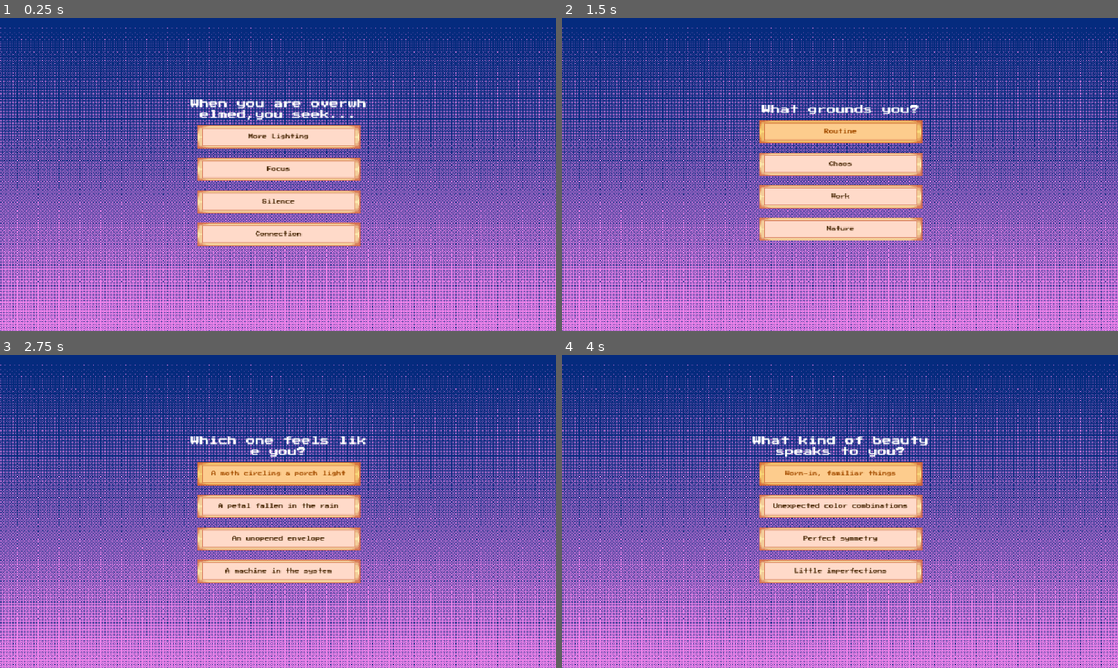
Above: before the commit, frames 1-4 (two rows, left to right).
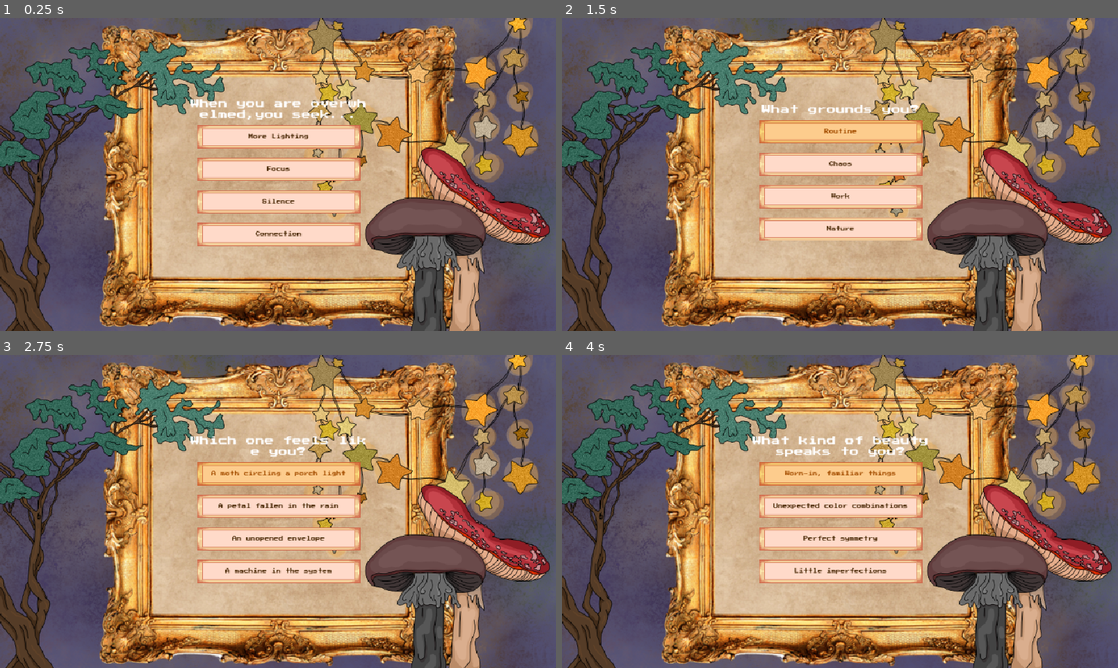
Above: after the commit, the same moments.

Repository: sewtotaleye/The-Moth-Inside
Game: Godot game, scene res://main.tscn
Two runs of this game, one before a commit and one after it. Both use one fixed random seed, a clock stepped at 60 frames per second and the inputs below.
Inputs:
- Up to frame 1 (0.25 s): no input
- Up to frame 2 (1.5 s): click "More Lighting" at 0.5 s; click "Money" at 1.25 s
- Up to frame 3 (2.75 s): click "Routine" at 2 s
- Up to frame 4 (4 s): click "A moth circling a porch light" at 2.75 s; click "A soft candle" at 3.5 s

The runs differ from the first frame. In frame 1, 91% of the frame differs, in the area x 0-100%, y 0-100%; in frame 2, 91%; in frame 3, 91%; in frame 4, 91%.

Commit message:
updated background

Diff:
--- a/the-moth-inside/scripts/main.gd
+++ b/the-moth-inside/scripts/main.gd
@@ -1,15 +1,15 @@
 extends Node
 
 func _ready():
-    load_quiz()
+	load_quiz()
 
 func load_quiz():
-    var quiz = preload("res://scenes/quiz/quiz_scene.tscn").instantiate()
-    add_child(quiz)
+	var quiz = preload("res://scenes/quiz/quiz_scene.tscn").instantiate()
+	add_child(quiz)
 
 func load_result(result_data):
-    for child in get_children():
-        child.queue_free()
-    var result = preload("res://scenes/result/result_scene.tscn").instantiate()
-    result.set_traits(result_data)
-    add_child(result)
+	for child in get_children():
+		child.queue_free()
+	var result = preload("res://scenes/result/result_scene.tscn").instantiate()
+	result.set_traits(result_data)
+	add_child(result)
--- a/the-moth-inside/scripts/result.gd
+++ b/the-moth-inside/scripts/result.gd
@@ -9,50 +9,50 @@
 var traits_to_display := {}
 
 func _ready():
-    restart_button.pressed.connect(_on_restart_pressed)
+	restart_button.pressed.connect(_on_restart_pressed)
 
 
-    await get_tree().process_frame
+	await get_tree().process_frame
 
-    if traits_to_display.size() > 0:
-        display_traits()
+	if traits_to_display.size() > 0:
+		display_traits()
 
 
 func set_traits(collected_traits: Dictionary) -> void:
-    traits_to_display = collected_traits
+	traits_to_display = collected_traits
 
 func display_traits() -> void:
-    print("Received traits:", traits_to_display)
+	print("Received traits:", traits_to_display)
 
 
-    var trait_text := ""
-    for t in traits_to_display.keys():
-        trait_text += "• %s\n" % t
-    trait_list.text = trait_text.strip_edges()
+	var trait_text := ""
+	for t in traits_to_display.keys():
+		trait_text += "• %s\n" % t
+	trait_list.text = trait_text.strip_edges()
 
 
-    name_label.text = generate_name(traits_to_display)
-    blurb_label.text = generate_blurb(traits_to_display)
+	name_label.text = generate_name(traits_to_display)
+	blurb_label.text = generate_blurb(traits_to_display)
 
 func generate_name(traits: Dictionary) -> String:
-    if traits.has("glow") and traits.has("bright_palette"):
-        return "Sunwing"
-    elif traits.has("frayed_edges") and traits.has("pastel_palette"):
-        return "Paperflor"
-    elif traits.has("neutral_palette"):
-        return "Neuluna"
-    else:
-        return "Unnamed Moth"
+	if traits.has("glow") and traits.has("bright_palette"):
+		return "Sunwing"
+	elif traits.has("frayed_edges") and traits.has("pastel_palette"):
+		return "Paperflor"
+	elif traits.has("neutral_palette"):
+		return "Neuluna"
+	else:
+		return "Unnamed Moth"
 
 func generate_blurb(traits: Dictionary) -> String:
-    if traits.has("fuzzy"):
-        return "This moth spends long days flying higher than average. It is said that it wishes to be a bird."
-    elif traits.has("torn_wing"):
-        return "Even damaged wings can carry great strength. This one proves it."
-    elif traits.has("bold_pattern"):
-        return "This moth finds strengh in a bold world. It is said it gets bolder with age."
-    else:
-        return "A mysterious presence, fluttering between what is seen and unseen."
+	if traits.has("fuzzy"):
+		return "This moth spends long days flying higher than average. It is said that it wishes to be a bird."
+	elif traits.has("torn_wing"):
+		return "Even damaged wings can carry great strength. This one proves it."
+	elif traits.has("bold_pattern"):
+		return "This moth finds strengh in a bold world. It is said it gets bolder with age."
+	else:
+		return "A mysterious presence, fluttering between what is seen and unseen."
 
 func _on_restart_pressed():
-    get_tree().reload_current_scene()
+	get_tree().reload_current_scene()
Binary file changed: the-moth-inside/assets/backgrounds/main_background.png
Binary file changed: the-moth-inside/assets/backgrounds/result_background.png
